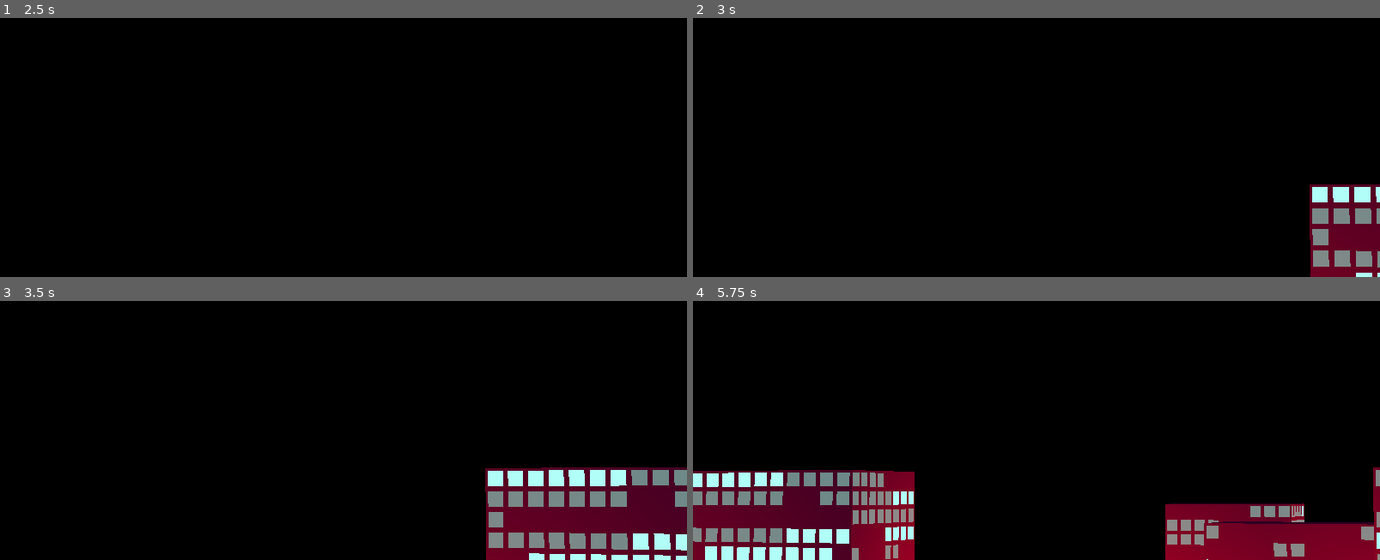
Above: before the commit, frames 1-4 (two rows, left to right).
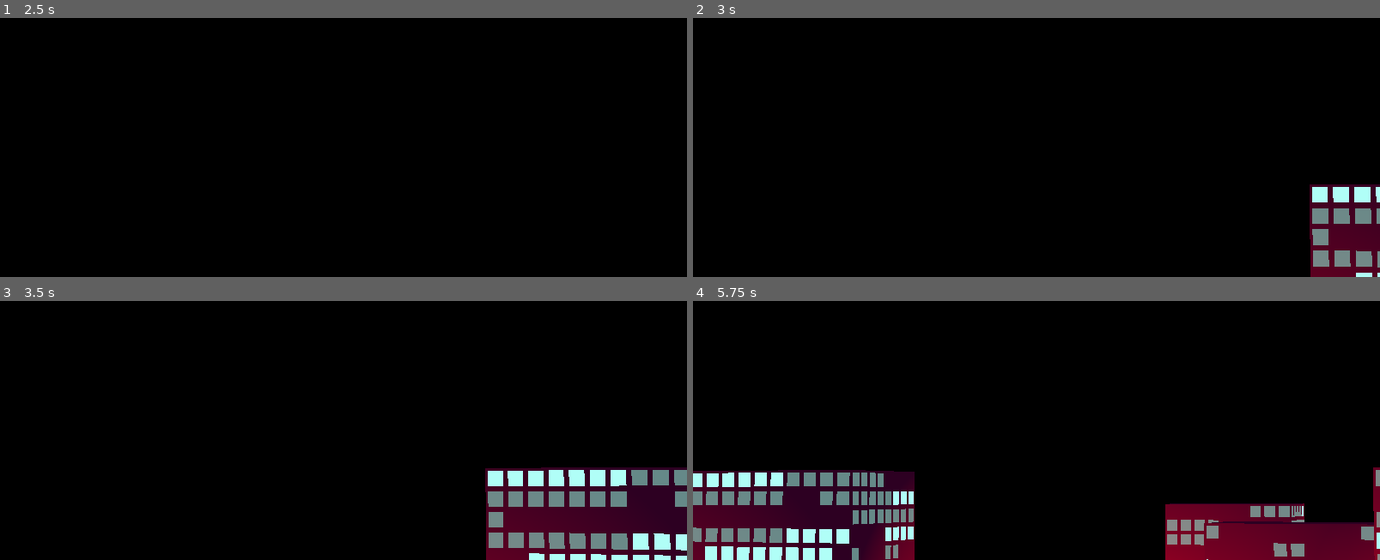
Above: after the commit, the same moments.

Repository: CluckeyMcCormick/ncg2
Game: Godot game, scene res://Main.tscn
Same seed, same stepped clock (60 frames per second), same inputs: the game is played once before the commit and once after it.
Inputs:
- Up to frame 1 (2.5 s): tap Enter at 0.5, 2 s; tap Space at 1.25 s
- Up to frame 2 (3 s): tap Space at 2.75 s
- Up to frame 3 (3.5 s): no input
- Up to frame 4 (5.75 s): no input

Frame 1 is identical in both runs. In frame 2, 0.4% of the frame differs, in the area x 89-100%, y 64-79%; in frame 3, 3.9%; in frame 4, 7.5%, in the area x 0-100%, y 65-100%.

Commit message:
Add a Gaussian-distributed light range value
All of the lights were of a fixed range (size, more or less). This
produced a consistent look across the city. But, it was tooooo
consistent. I wanted more randomness. More variation.

So I added controls for a Gaussian distributed light range. Unlike the
building rotation, this one comes with a both a mean and a variance,
offering us more deliberate controls over how the lights appear per
lane.

So far, this has resulted in a lot more color variation across the
faux city. Just what I wanted!

Diff:
--- a/Main.tscn
+++ b/Main.tscn
@@ -23,6 +23,8 @@
 rotation_deviation = 0.0
 min_extra_space = 5
 max_extra_space = 25
+mean_light_range = 3.0
+light_size_deviation = 0.5
 
 [node name="2_PrePaddingA" parent="." instance=ExtResource( 3 )]
 transform = Transform( 1, 0, 0, 0, 1, 0, 0, 0, 1, 7.69052, 0, -2.29144 )
@@ -33,6 +35,8 @@
 tower_height_min = 7
 tower_height_max = 11
 rotation_deviation = 0.0
+mean_light_range = 3.0
+light_size_deviation = 0.5
 
 [node name="3_PrePaddingB" parent="." instance=ExtResource( 3 )]
 transform = Transform( 1, 0, 0, 0, 1, 0, 0, 0, 1, 6.6, 0, -4.9 )
@@ -44,6 +48,8 @@
 rotation_deviation = 0.0
 min_extra_space = 5
 max_extra_space = 20
+mean_light_range = 3.0
+light_size_deviation = 0.5
 
 [node name="4_PrePaddingC" parent="." instance=ExtResource( 3 )]
 transform = Transform( 1, 0, 0, 0, 1, 0, 0, 0, 1, 9.1, 0, -7.4 )
@@ -53,6 +59,8 @@
 tower_height_min = 7
 tower_height_max = 9
 rotation_deviation = 0.0
+mean_light_range = 3.0
+light_size_deviation = 0.5
 
 [node name="5_SkyscraperA" parent="." instance=ExtResource( 3 )]
 transform = Transform( 1, 0, 0, 0, 1, 0, 0, 0, 1, 11.4294, 0, -9.90212 )
@@ -77,6 +85,8 @@
 tower_height_max = 14
 rotation_deviation = 0.0
 max_extra_space = 9
+mean_light_range = 3.75
+light_size_deviation = 1.0
 
 [node name="7_SkyscraperC" parent="." instance=ExtResource( 3 )]
 transform = Transform( 1, 0, 0, 0, 1, 0, 0, 0, 1, 9.02937, 0, -14.9059 )
@@ -89,6 +99,8 @@
 tower_height_max = 22
 rotation_deviation = 5.0
 max_extra_space = 8
+mean_light_range = 5.0
+light_size_deviation = 2.0
 
 [node name="8_PostPaddingA" parent="." instance=ExtResource( 3 )]
 transform = Transform( 1, 0, 0, 0, 1, 0, 0, 0, 1, 15.2, 0, -17.0202 )
@@ -109,6 +121,8 @@
 tower_height_min = 13
 tower_height_max = 18
 rotation_deviation = 0.0
+mean_light_range = 6.0
+light_size_deviation = 1.0
 
 [node name="10_SuperStructures" parent="." instance=ExtResource( 3 )]
 transform = Transform( 1, 0, 0, 0, 1, 0, 0, 0, 1, 17.803, 0, -24.22 )
@@ -122,3 +136,5 @@
 tower_height_max = 60
 rotation_deviation = 60.0
 max_extra_space = 80
+mean_light_range = 8.0
+light_size_deviation = 2.0
--- a/scrollers/ScrollSled.gd
+++ b/scrollers/ScrollSled.gd
@@ -50,6 +50,11 @@
     $FSB.base_len_y = base_height
     $FSB.tower_len_y = tower_height
 
+# A wrapper function to set the range of the light, since whatever spawns the
+# sled might not be able to reach down directly.
+func set_light_range(new_range):
+    $OmniLight.omni_range = new_range
+
 # A wrapper function to set the rotation of the building, since whatever spawns
 # the sled might not be able to reach down directly.
 func set_building_y_rotation(degrees):
--- a/scrollers/SledLane.gd
+++ b/scrollers/SledLane.gd
@@ -34,8 +34,17 @@
 # that 68% will be within plus-or-minus this value.
 export(float) var rotation_deviation = 45
 
+# What's the minimum "extra" space between buildings (measured in window cells)?
 export(int) var min_extra_space = 0
+# What's the maximum "extra" space between buildings (measured in window cells)?
 export(int) var max_extra_space = 0
+
+# Each sled has one light that we vary the range of using a gaussian
+# distribution. What is the mean of that distribution?
+export(float) var mean_light_range = 4.0
+# Each sled has one light that we vary the size of using a gaussian
+# distribution. What is the mean of that distribution?
+export(float) var light_size_deviation = 0.0
 
 # What's the last sled we made?
 var last_sled = null
@@ -143,6 +152,9 @@
     # Rotate the building to a random (but gaussian-distributed) direction
     new_sled.set_building_y_rotation(RNGENNIE.randfn(0.0, rotation_deviation))
 
+    # Adjust the range on the sled's light.
+    new_sled.set_light_range(RNGENNIE.randfn(mean_light_range, light_size_deviation))
+
     # Stick the sled in the tree
     self.add_child(new_sled)
     # Force the sled's FSB to build
Not shown: 3 places in scrollers/SledLane.tscn that only renumber resources
